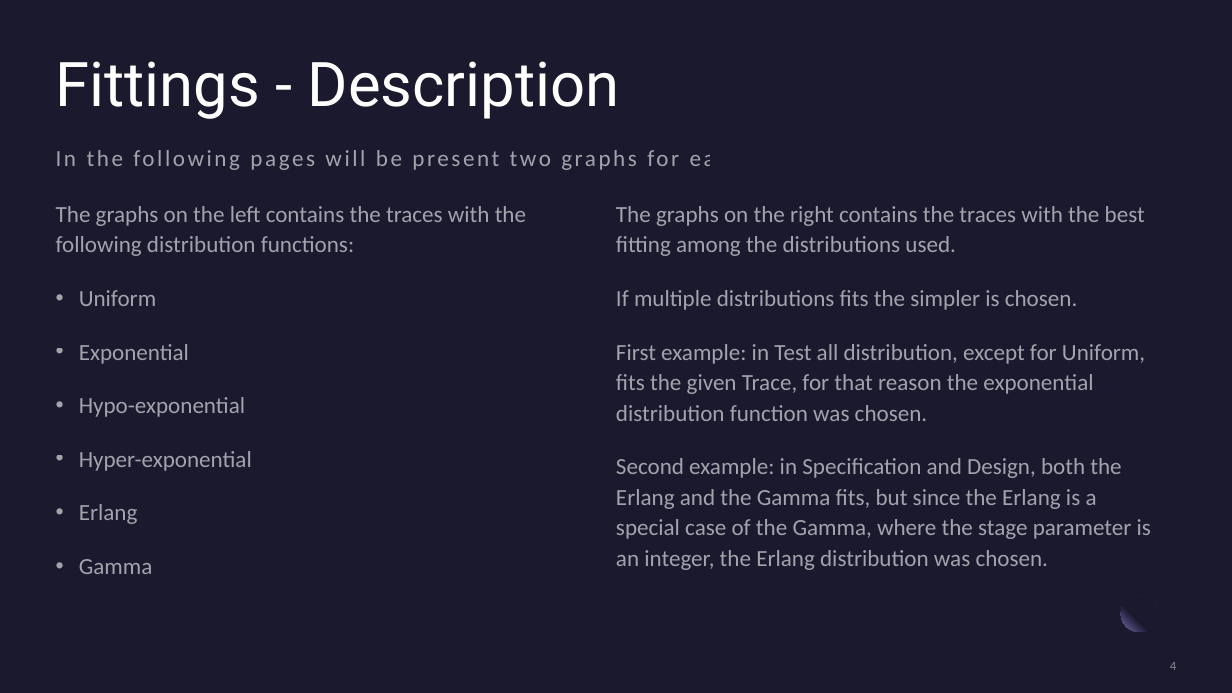
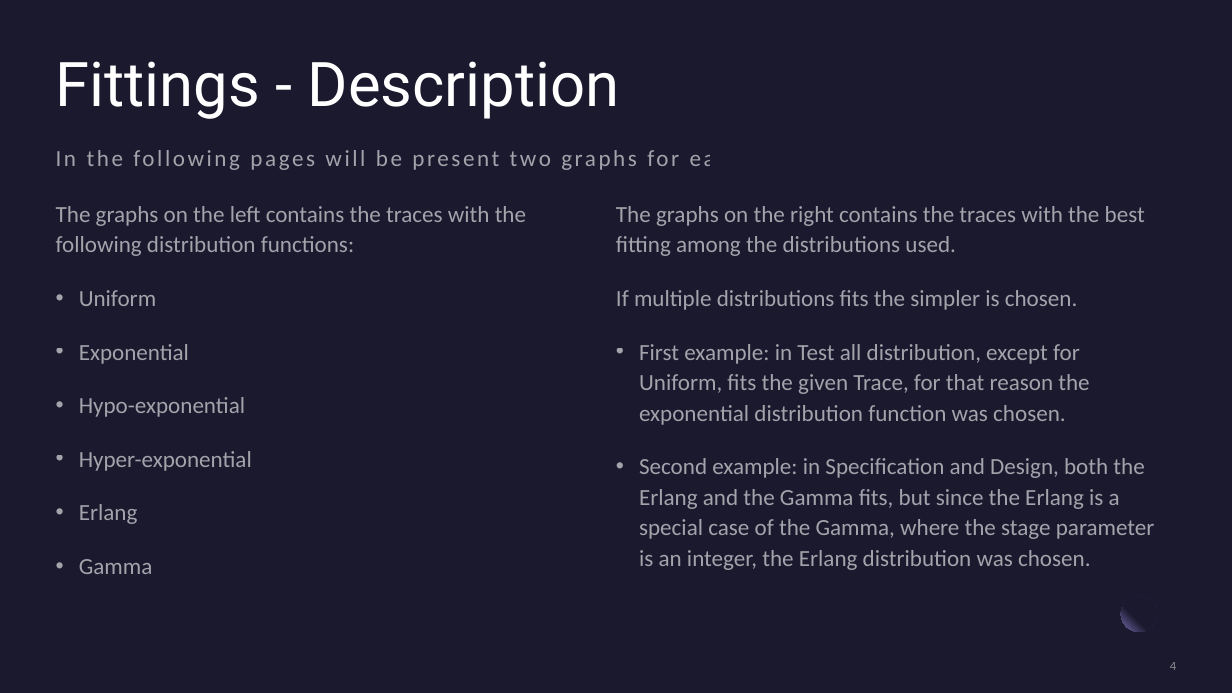
Before and after one commit to TiaSirio/Performance-Evaluation, a slide deck: slide 4 of Project/Project C.pptx. Drawn at 1232x693 pixels with LibreOffice and Linux fonts; fonts in the diff are those of the drawing. Boxes give left, top, right and bottom in pixels: in the first picture for what was removed or moved away, otherwise in the second. Text is boxed around its words. In the diff, an @@ line names an element or a change of style, - is before the commit and + after.

```diff
--- a/Project/Project C.pptx
+++ b/Project/Project C.pptx
@@ text at <box>639,344,1155,570</box>: bullet none to • @@
```
Also in this commit, not shown: 2 other slides changed, 3 other files.
